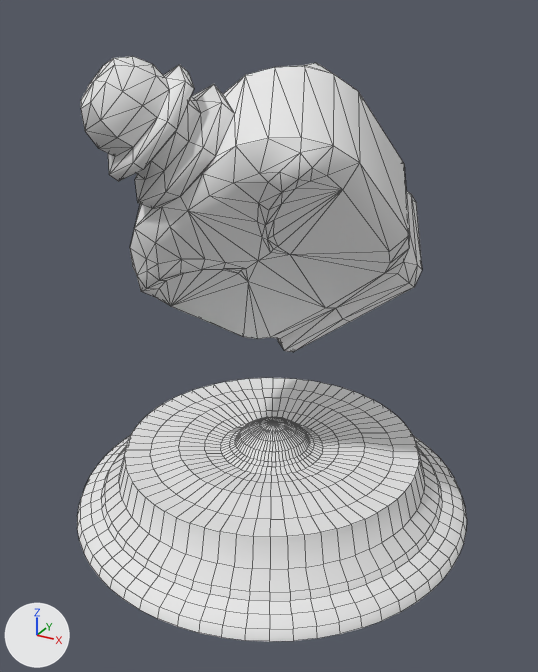
The FBX model content/models/props/bottle_statue.fbx, before and after one commit.
The view is the same before and after, from a 50 mm camera at (1.13, -2.96, 1.59) aimed at (0.01, -0.93, 0.58). The lights are fixed; the arrows at lower left show +X, +Y and +Z. Mesh edges are drawn as thin lines. Where no turn or scale is listed for an object, it has been applied to the vertices.

Objects in the first picture: 'Cylinder', 'bottle_blue'.
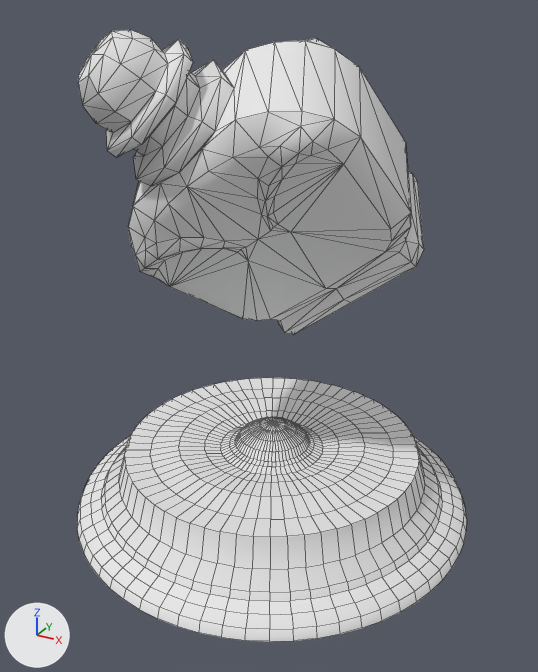
The newer file is also turned or shifted as a whole; pictures and numbers use the older file's frame.

Location of each change, [x1, y1, x2, y2] in pixels of the pictures (538 x 672 px):
'bottle_blue', moved: before [81, 56, 422, 352]; after [78, 30, 424, 335]

Edits to the bpy script that builds the scene:
```text
Change ob_bottle_blue:
    ob_bottle_blue.location: (0.0, 0.0, 0.95) -> (0.0, 0.0, 1.019)
```
